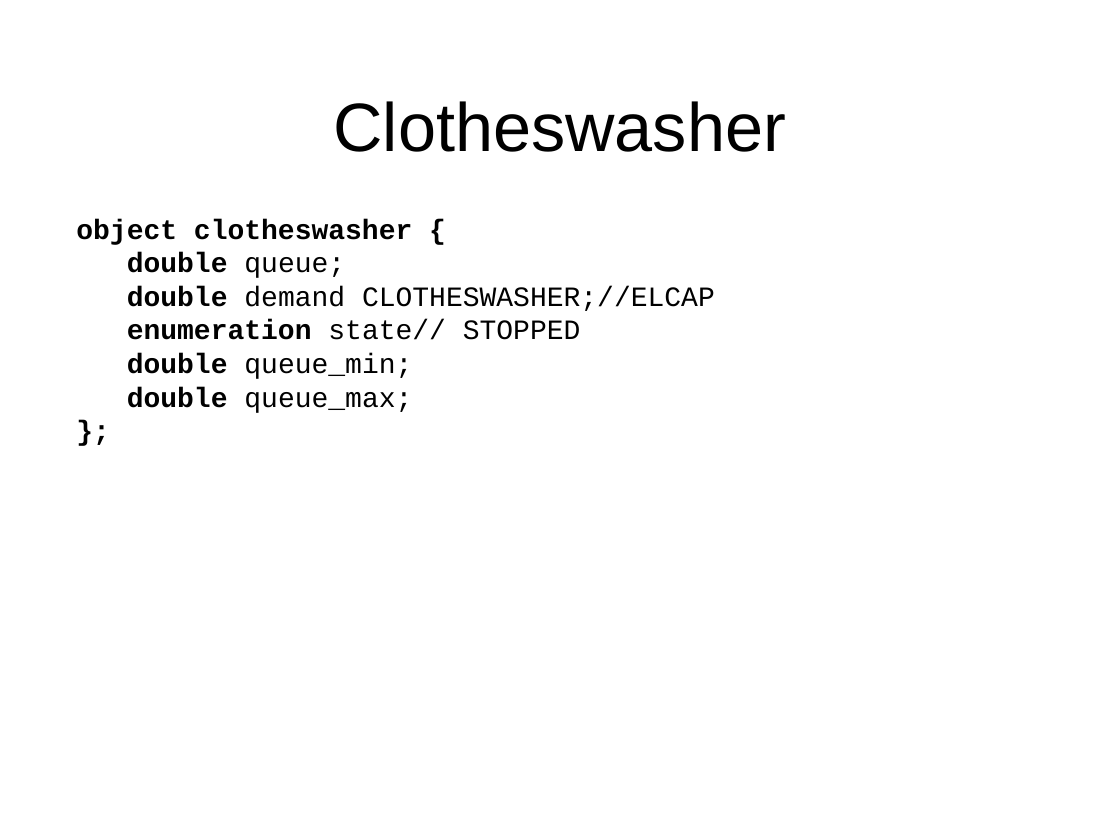
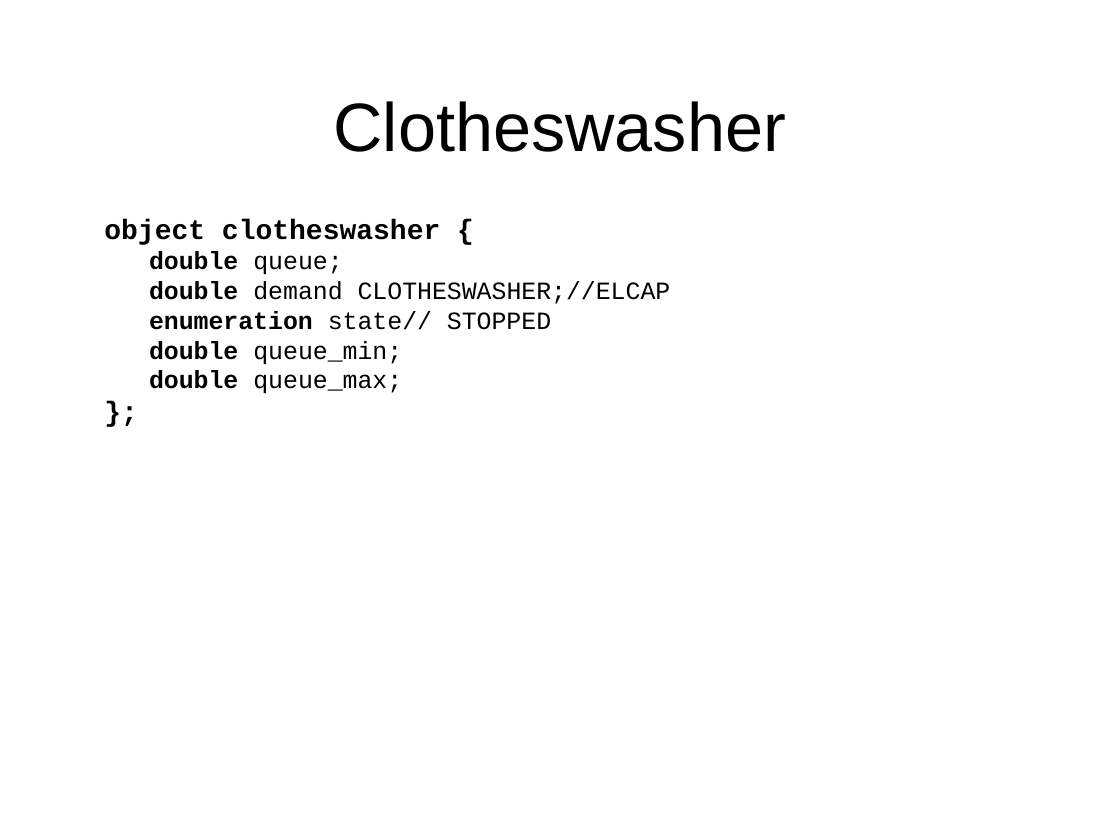
Before and after one commit to gridlab-d/course, a slide deck: slide 35 of ThreeDayCourse_v22/Day2/3.2 - Residential.ppt. Drawn at 1120x840 pixels with LibreOffice and Linux fonts; fonts in the diff are those of the drawing; background and template pictures are left out. Boxes give left, top, right and bottom in pixels: in the first picture for what was removed or moved away, otherwise in the second. Text is boxed around its words. In the diff, an @@ line names an element or a change of style, - is before the commit and + after.

Commit message:
Made some formatting changes to maintain consistency throughout the presentation

```diff
--- a/ThreeDayCourse_v22/Day2/3.2 - Residential.ppt
+++ b/ThreeDayCourse_v22/Day2/3.2 - Residential.ppt
@@ text "object clotheswasher {" moved from (x1=76, y1=219, x2=715, y2=413) to (x1=104, y1=219, x2=671, y2=393) @@
@@ text at (x1=149, y1=251, x2=671, y2=393): size 18 to 16 pt in "double queue;", "double demand CLOTHESWASHER;//ELCAP", "enumeration state// STOPPED", "double queue_min;" and 1 more places @@
```
Also in this commit, not shown: 22 other slides changed.
